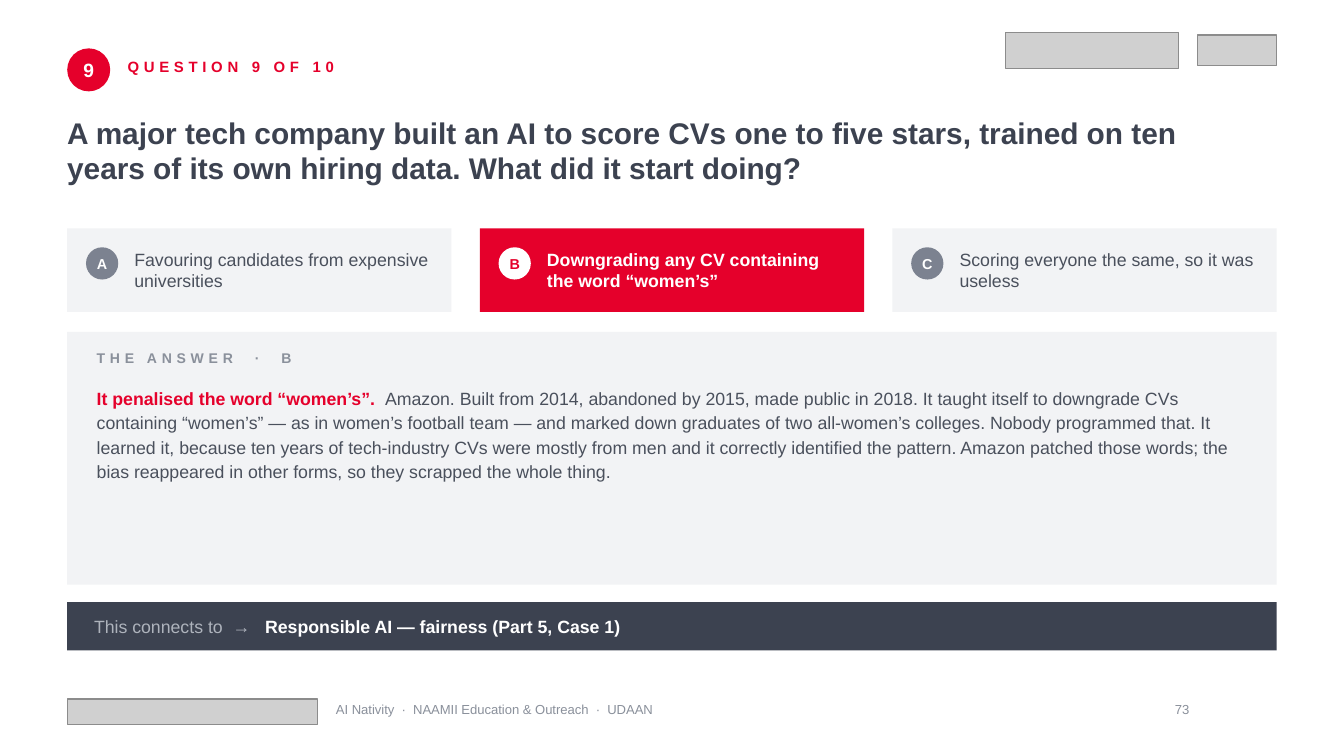
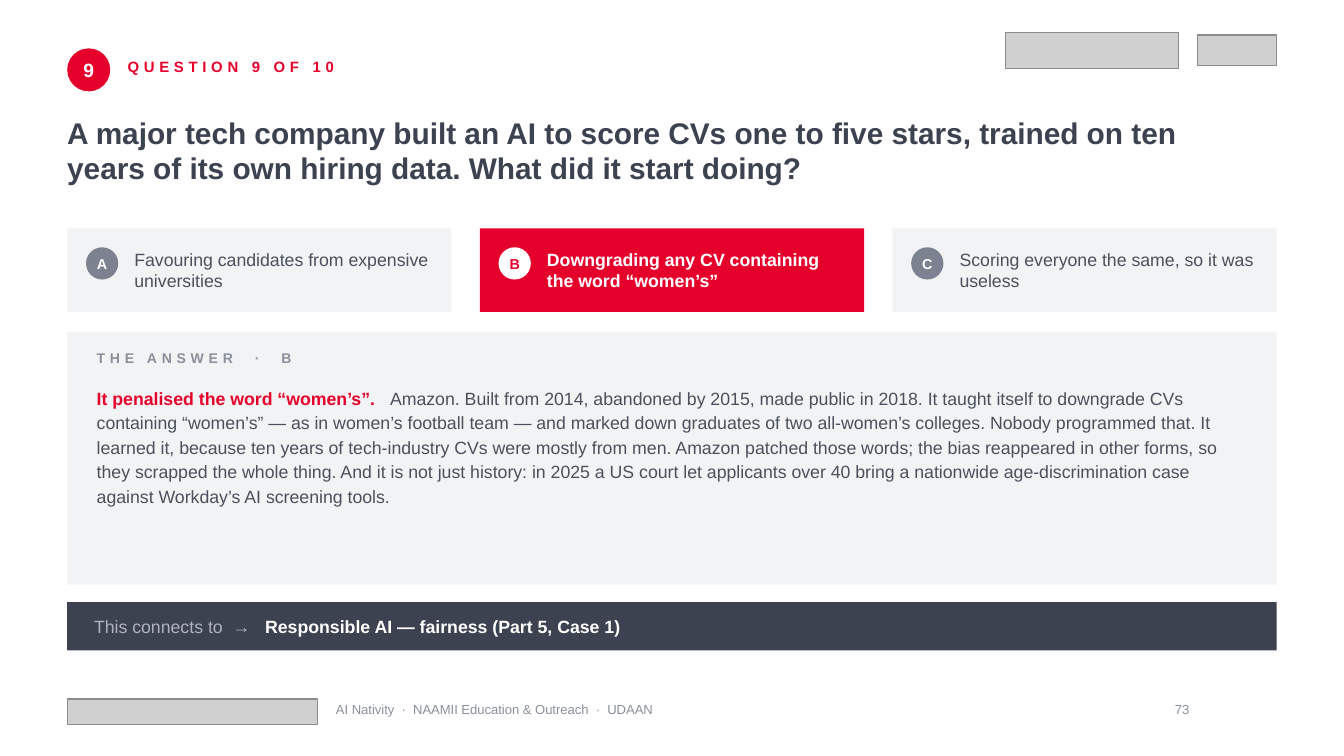
Before and after one commit to gitparihub-NAAMII/EU-UDAAN, a slide deck: slide 73 of AI Native/6-workshops/ai-nativity-2026/final/deck/ai-nativity-2026.pptx. Drawn at 1344x756 pixels with LibreOffice and Linux fonts; fonts in the diff are those of the drawing; grey boxes stand for pictures; background and template pictures are left out. Boxes give left, top, right and bottom in pixels: in the first picture for what was removed or moved away, otherwise in the second. Text is boxed around its words. In the diff, an @@ line names an element or a change of style, - is before the commit and + after.

```diff
--- a/AI Native/6-workshops/ai-nativity-2026/final/deck/ai-nativity-2026.pptx
+++ b/AI Native/6-workshops/ai-nativity-2026/final/deck/ai-nativity-2026.pptx
@@ text at <box>97,392,1217,507</box>: text changed @@
-It penalised the word “women’s”. Amazon. Built from 2014, abandoned by 2015, made public in 2018. It taught itself to downgrade CVs containing “women’s” — as in women’s football team — and marked down graduates of two all-women’s colleges. Nobody programmed that. It learned it, because ten years of tech-industry CVs were mostly from men and it correctly identified the pattern. Amazon patched those words; the bias reappeared in other forms, so they scrapped the whole thing.
+It penalised the word “women’s”. Amazon. Built from 2014, abandoned by 2015, made public in 2018. It taught itself to downgrade CVs containing “women’s” — as in women’s football team — and marked down graduates of two all-women’s colleges. Nobody programmed that. It learned it, because ten years of tech-industry CVs were mostly from men. Amazon patched those words; the bias reappeared in other forms, so they scrapped the whole thing. And it is not just history: in 2025 a US court let applicants over 40 bring a nationwide age-discrimination case against Workday’s AI screening tools.
```
Also in this commit, not shown: 15 other slides changed, 5 other files.
